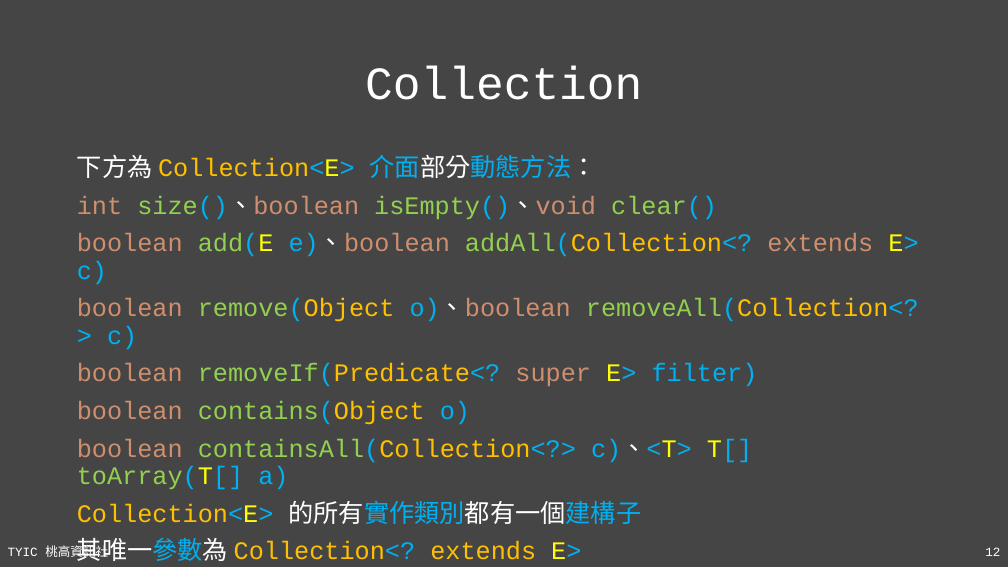
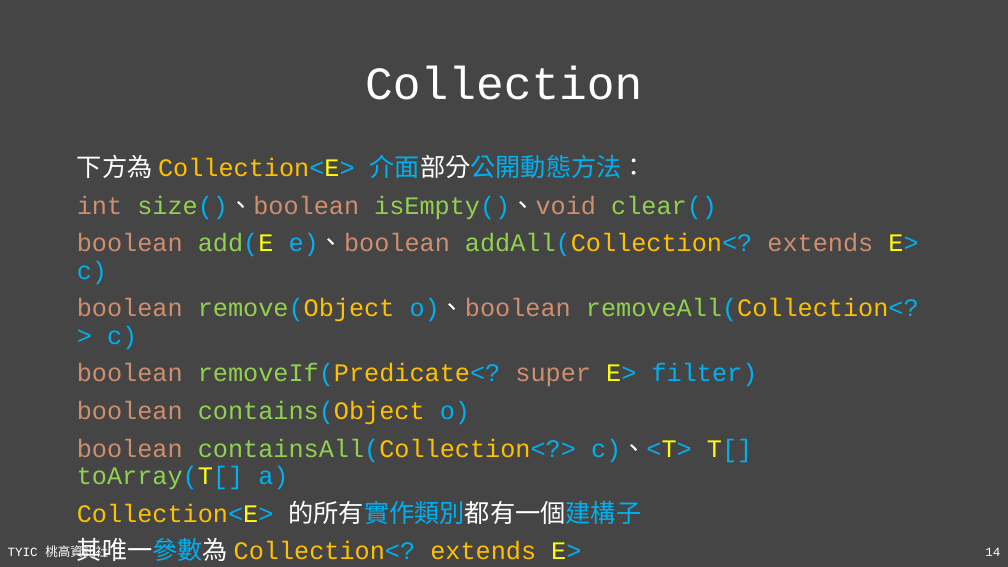
Before and after one commit to TYSHIC/slides, a slide deck: slide 14 of ppt/14_工具類別(2).pptx (slide 12 before the commit). Drawn at 1008x567 pixels with LibreOffice and Linux fonts; fonts in the diff are those of the drawing. Boxes give left, top, right and bottom in pixels: in the first picture for what was removed or moved away, otherwise in the second. Text is boxed around its words. In the diff, an @@ line names an element or a change of style, - is before the commit and + after.

```diff
--- a/ppt/14_工具類別(2).pptx
+++ b/ppt/14_工具類別(2).pptx
@@ text at (77, 155, 647, 178): text changed @@
-下方為 Collection<E> 介面部分動態方法：
+下方為 Collection<E> 介面部分公開動態方法：
@@ page number at (985, 547, 1000, 556): text changed @@
-12
+14
```
Also in this commit, not shown: 9 other slides changed, 7 slides added, 9 other files.
